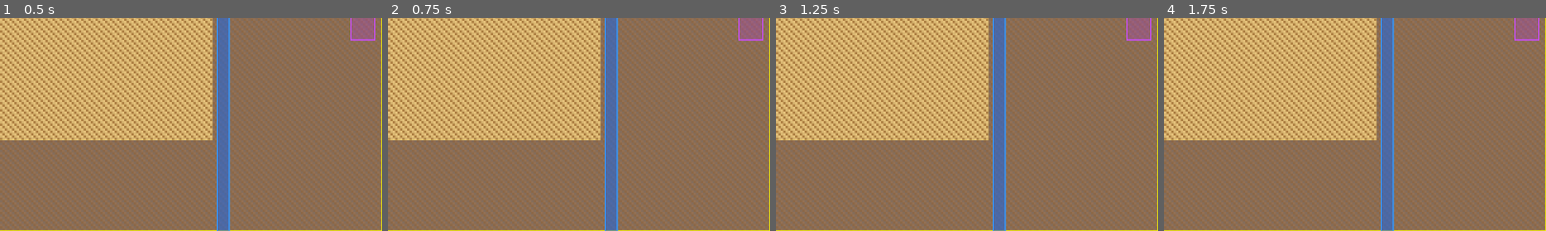
Above: before the commit, frames 1-4 (left to right).
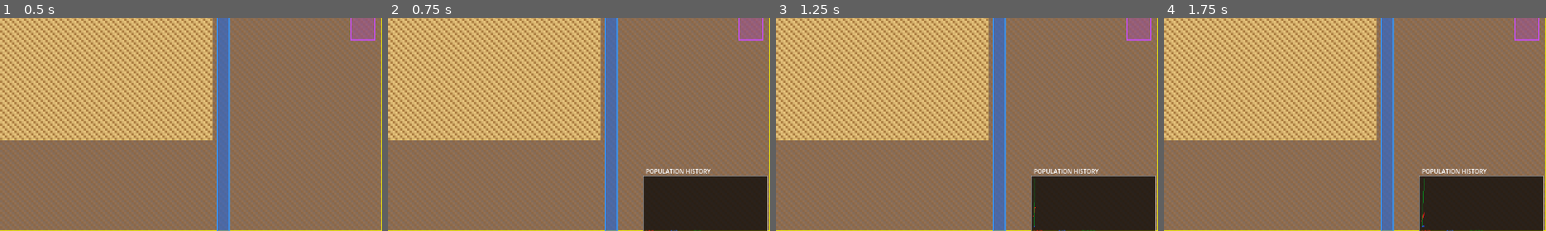
Above: after the commit, the same moments.

Repository: mamo1016/ecosystem-game
Game: Godot game, scene res://world.tscn
Same seed, same stepped clock (60 frames per second), same inputs: the game is played once before the commit and once after it.
Inputs (mouse positions are % of the whole screen's width and height, from its top left):
- Up to frame 1 (0.5 s): no input
- Up to frame 2 (0.75 s): tap Enter at 0.5 s; move the mouse to (72, 45) at 0.52 s; click (72, 45) at 0.67 s
- Up to frame 3 (1.25 s): no input
- Up to frame 4 (1.75 s): tap Space at 1.25 s; move the mouse to (30, 55) at 1.27 s; click (30, 55) at 1.42 s
The pictures show only the part of the screen within x 50-100%, y 50-100%; the shares and areas given below are measured in that part.

Frame 1 is identical in both runs. In frame 2, 8.7% of the frame differs, in the area x 66-100%, y 70-100%; in frame 3, 8.7%; in frame 4, 8.7%.

Commit message:
Add real-time population graph and fix restart logic

Diff:
--- a/world.gd
+++ b/world.gd
@@ -141,6 +141,12 @@
 var edge_idx:   Dictionary = {}
 var plants_this_tick: int = 0
 
+# --- GRAPHING ---
+const GRAPH_MAX_SAMPLES = 100
+const GRAPH_W = 200
+const GRAPH_H = 80
+var graph_history: Array = [] # Stores [herb_count, apex_count, plant_count]
+
 const DIRS = [Vector2i(0,-1), Vector2i(0,1), Vector2i(-1,0), Vector2i(1,0)]
 
 class Animal:
@@ -294,6 +300,7 @@
 	draw_rect(Rect2(gx, gy, gs, gs), Color(0.8, 0.3, 1.0), false, 2.0)
 
 	_draw_genome_panel()
+	_draw_population_graph()
 
 func _draw_animal(animal: Animal, color: Color, texture: Texture2D) -> void:
 	if animal.pos.x < 0 or animal.pos.y < 0 or animal.pos.x + ANIMAL_SIZE > MAP_WIDTH or animal.pos.y + ANIMAL_SIZE > MAP_HEIGHT:
@@ -465,6 +472,45 @@
 			edge_idx.erase(pos)
 			edge_set.erase(pos)
 
+func _draw_population_graph() -> void:
+	if graph_history.is_empty(): return
+	var font := ThemeDB.fallback_font
+	var px: int = MAP_WIDTH * TILE_SIZE - GRAPH_W - 8
+	var py: int = MAP_HEIGHT * TILE_SIZE + int(MAP_OFFSET.y) - GRAPH_H - 8
+
+	# Background
+	draw_rect(Rect2(px - 4, py - 4, GRAPH_W + 8, GRAPH_H + 24), Color(0, 0, 0, 0.7))
+	draw_rect(Rect2(px - 4, py - 4, GRAPH_W + 8, GRAPH_H + 24), Color.GRAY, false, 1.0)
+	draw_string(font, Vector2(px, py - 8), "POPULATION HISTORY", HORIZONTAL_ALIGNMENT_LEFT, -1, 10, Color.WHITE)
+
+	# Find max for scaling
+	var max_val: float = 1.0
+	for sample in graph_history:
+		max_val = max(max_val, sample[0], sample[1], sample[2] * 0.05) # Scale plant down for graph
+
+	# Draw lines
+	var step: float = float(GRAPH_W) / GRAPH_MAX_SAMPLES
+	for i in range(1, graph_history.size()):
+		var s0 = graph_history[i-1]
+		var s1 = graph_history[i]
+		var x0 = px + (i-1) * step
+		var x1 = px + i * step
+
+		# Herbivores (Red)
+		draw_line(Vector2(x0, py + GRAPH_H - (s0[0]/max_val)*GRAPH_H), Vector2(x1, py + GRAPH_H - (s1[0]/max_val)*GRAPH_H), COLOR_PREDATOR, 1.5)
+		# Apexes (Blue)
+		draw_line(Vector2(x0, py + GRAPH_H - (s0[1]/max_val)*GRAPH_H), Vector2(x1, py + GRAPH_H - (s1[1]/max_val)*GRAPH_H), COLOR_APEX, 1.5)
+		# Plants (Green - scaled)
+		draw_line(Vector2(x0, py + GRAPH_H - (s0[2]*0.05/max_val)*GRAPH_H), Vector2(x1, py + GRAPH_H - (s1[2]*0.05/max_val)*GRAPH_H), COLOR_MATURE, 1.0)
+
+	# Legend
+	var cur = graph_history.back()
+	var lx = px
+	var ly = py + GRAPH_H + 12
+	draw_string(font, Vector2(lx, ly), "H:%d" % cur[0], HORIZONTAL_ALIGNMENT_LEFT, -1, 9, COLOR_PREDATOR)
+	draw_string(font, Vector2(lx + 40, ly), "A:%d" % cur[1], HORIZONTAL_ALIGNMENT_LEFT, -1, 9, COLOR_APEX)
+	draw_string(font, Vector2(lx + 80, ly), "P:%d" % cur[2], HORIZONTAL_ALIGNMENT_LEFT, -1, 9, COLOR_MATURE)
+
 func _mouse_to_grid() -> Vector2i:
 	var mp := get_global_mouse_position()
 	return Vector2i(
@@ -513,6 +559,11 @@
 		spawn_red_invader()
 	run_plant_logic()
 	#print("Plants spawned: %d | Active Edges: %d" % [plants_this_tick, edge_list.size()])
+
+	graph_history.append([predators.size(), apexes.size(), mature_set.size()])
+	if graph_history.size() > GRAPH_MAX_SAMPLES:
+		graph_history.pop_front()
+
 	update_ui()
 	queue_redraw()
 	var life := _count_life()
@@ -981,6 +1032,7 @@
 	edge_idx.clear()
 	for gid in GENOME_IDS:
 		genomes[gid]["unlocked"] = false
+	graph_history.clear()
 	_init_grid()
 	update_ui()
 	score_label.text = "Goal: 0 / %d" % GOAL_FILL_TARGET
